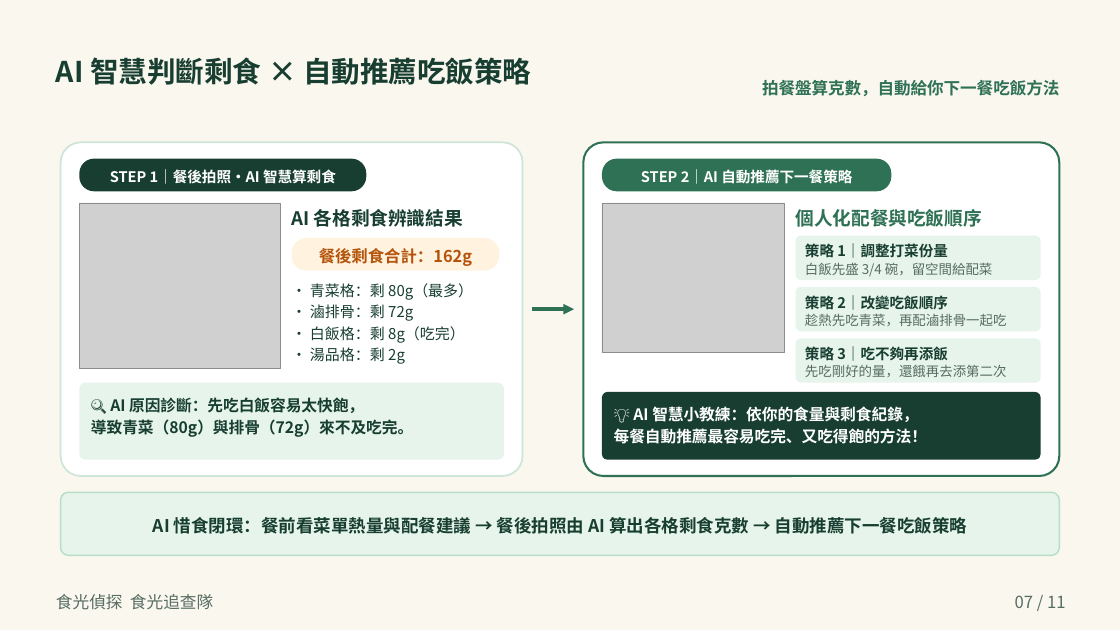
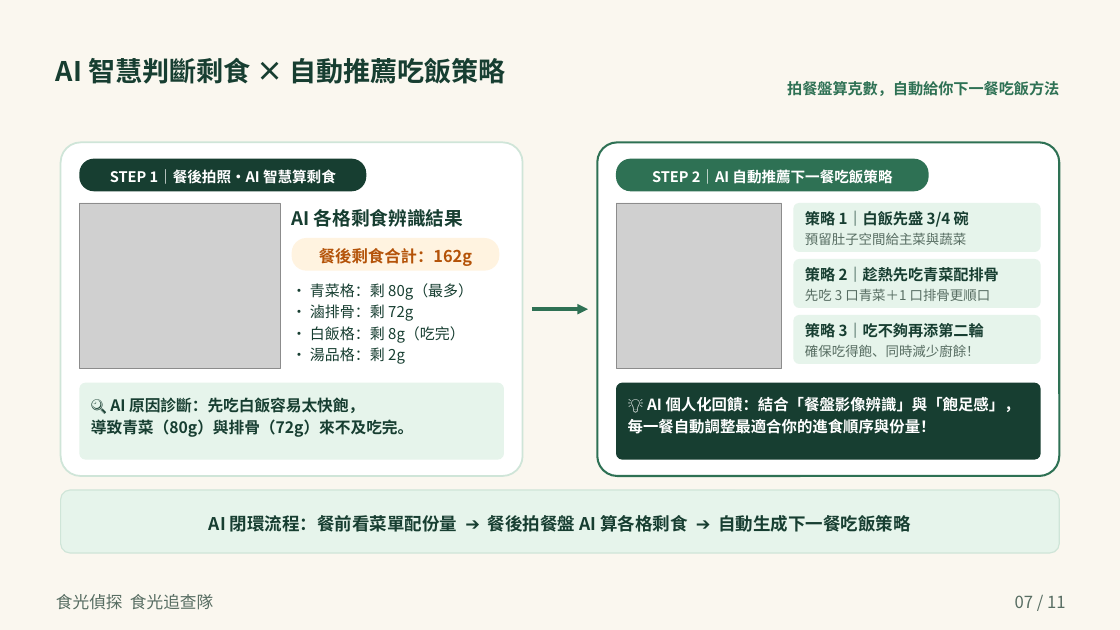
Before and after one commit to timdirty/taibei-student-explorers, a slide deck: slide 7 of slides/食光偵探_11頁學生簡報.pptx. Drawn at 1120x630 pixels with LibreOffice and Linux fonts; fonts in the diff are those of the drawing; grey boxes stand for pictures. Boxes give left, top, right and bottom in pixels: in the first picture for what was removed or moved away, otherwise in the second. Text is boxed around its words. In the diff, an @@ line names an element or a change of style, - is before the commit and + after.

```diff
--- a/slides/食光偵探_11頁學生簡報.pptx
+++ b/slides/食光偵探_11頁學生簡報.pptx
@@ text "AI 智慧判斷剩食 × 自動推薦吃飯策略" at box(56, 58, 506, 84): size 24.5 to 23.2 pt @@
@@ text "拍餐盤算克數，自動給你下一餐吃飯方法": place and size @@
-text "拍餐盤算克數，自動給你下一餐吃飯方法" at box(762, 80, 1059, 96)
+text "拍餐盤算克數，自動給你下一餐吃飯方法" at box(787, 81, 1059, 96)
@@ text "拍餐盤算克數，自動給你下一餐吃飯方法" at box(787, 81, 1059, 96): size 14.2 to 13 pt @@
@@ rounded rectangle: place and size @@
-rounded rectangle at box(583, 142, 1060, 476)
+rounded rectangle at box(597, 142, 1060, 476)
@@ rounded rectangle: place and size @@
-rounded rectangle at box(602, 159, 891, 192)
+rounded rectangle at box(616, 159, 928, 192)
@@ text at box(652, 169, 892, 184): text changed @@
-STEP 2｜AI 自動推薦下一餐策略
+STEP 2｜AI 自動推薦下一餐吃飯策略
@@ picture: place and size @@
-picture at box(602, 203, 785, 353)
+picture at box(616, 203, 781, 369)
@@ rounded rectangle: place and size @@
-rounded rectangle at box(796, 287, 1041, 332)
+rounded rectangle at box(793, 203, 1040, 252)
@@ text removed at box(796, 209, 982, 227) @@
-個人化配餐與吃飯順序
@@ text at box(805, 209, 969, 229): text changed; size 11.5 to 13 pt; text colour #576D62 to #173E31; bold on @@
-白飯先盛 3/4 碗，留空間給配菜
+策略 1｜白飯先盛 3/4 碗
@@ text at box(805, 233, 966, 245): text changed; size 12.5 to 11.5 pt; text colour #173E31 to #576D62; bold off @@
-策略 1｜調整打菜份量
+預留肚子空間給主菜與蔬菜
@@ rounded rectangle: place and size @@
-rounded rectangle at box(796, 236, 1041, 281)
+rounded rectangle at box(793, 259, 1040, 308)
@@ text at box(805, 265, 999, 285): text changed; size 11.5 to 13 pt; text colour #576D62 to #173E31; bold on @@
-趁熱先吃青菜，再配滷排骨一起吃
+策略 2｜趁熱先吃青菜配排骨
@@ text at box(805, 289, 991, 301): text changed; size 12.5 to 11.5 pt; text colour #173E31 to #576D62; bold off @@
-策略 2｜改變吃飯順序
+先吃 3 口青菜＋1 口排骨更順口
@@ arrow moved from (532, 309) - (574, 309) to (532, 309) - (588, 309) @@
@@ rounded rectangle: place and size @@
-rounded rectangle at box(796, 339, 1041, 383)
+rounded rectangle at box(793, 315, 1040, 364)
@@ text at box(805, 321, 984, 341): text changed; size 12.5 to 13 pt @@
-策略 3｜吃不夠再添飯
+策略 3｜吃不夠再添第二輪
@@ text added at box(805, 345, 980, 357), 11.5 pt, text #576D62 @@
+確保吃得飽、同時減少廚餘！
@@ rounded rectangle: place and size @@
-rounded rectangle at box(602, 392, 1041, 460)
+rounded rectangle at box(616, 383, 1041, 460)
@@ text removed at box(805, 365, 1007, 377) @@
-先吃剛好的量，還餓再去添第二次
@@ text at box(628, 397, 1020, 434): text changed; size 13.5 to 13.2 pt @@
-💡 AI 智慧小教練：依你的食量與剩食紀錄，
-每餐自動推薦最容易吃完、又吃得飽的方法！
+💡 AI 個人化回饋：結合「餐盤影像辨識」與「飽足感」，
+每一餐自動調整最適合你的進食順序與份量！
@@ rounded rectangle at box(60, 490, 1060, 553): outline #B8DEC8 1.25 pt to #CFE5D8 1 pt; proportions changed @@
@@ text at box(209, 515, 910, 532): text changed @@
-AI 惜食閉環：餐前看菜單熱量與配餐建議 → 餐後拍照由 AI 算出各格剩食克數 → 自動推薦下一餐吃飯策略
+AI 閉環流程：餐前看菜單配份量 ➔ 餐後拍餐盤 AI 算各格剩食 ➔ 自動生成下一餐吃飯策略
```
Also in this commit, not shown: 9 other slides changed, 29 other files.
